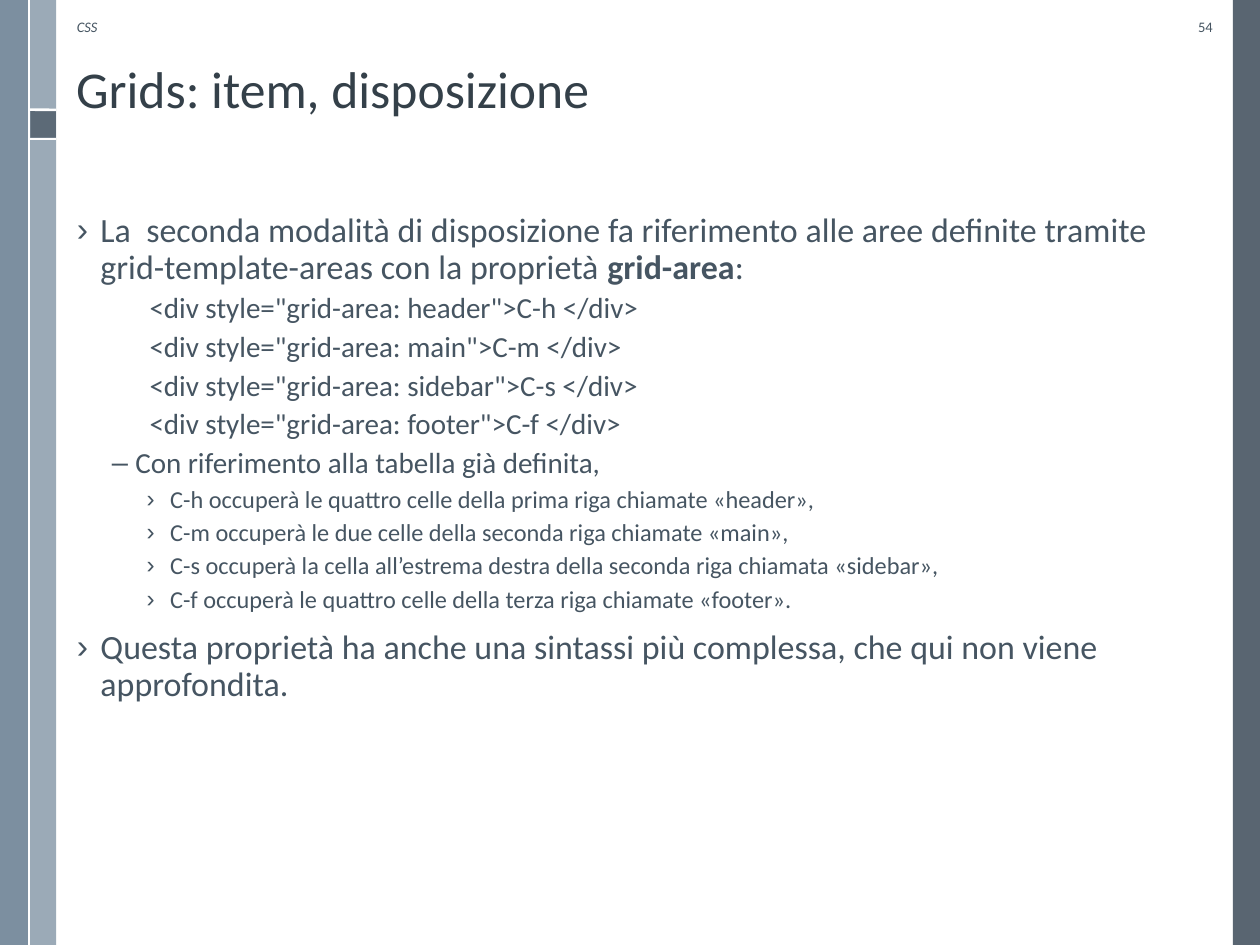
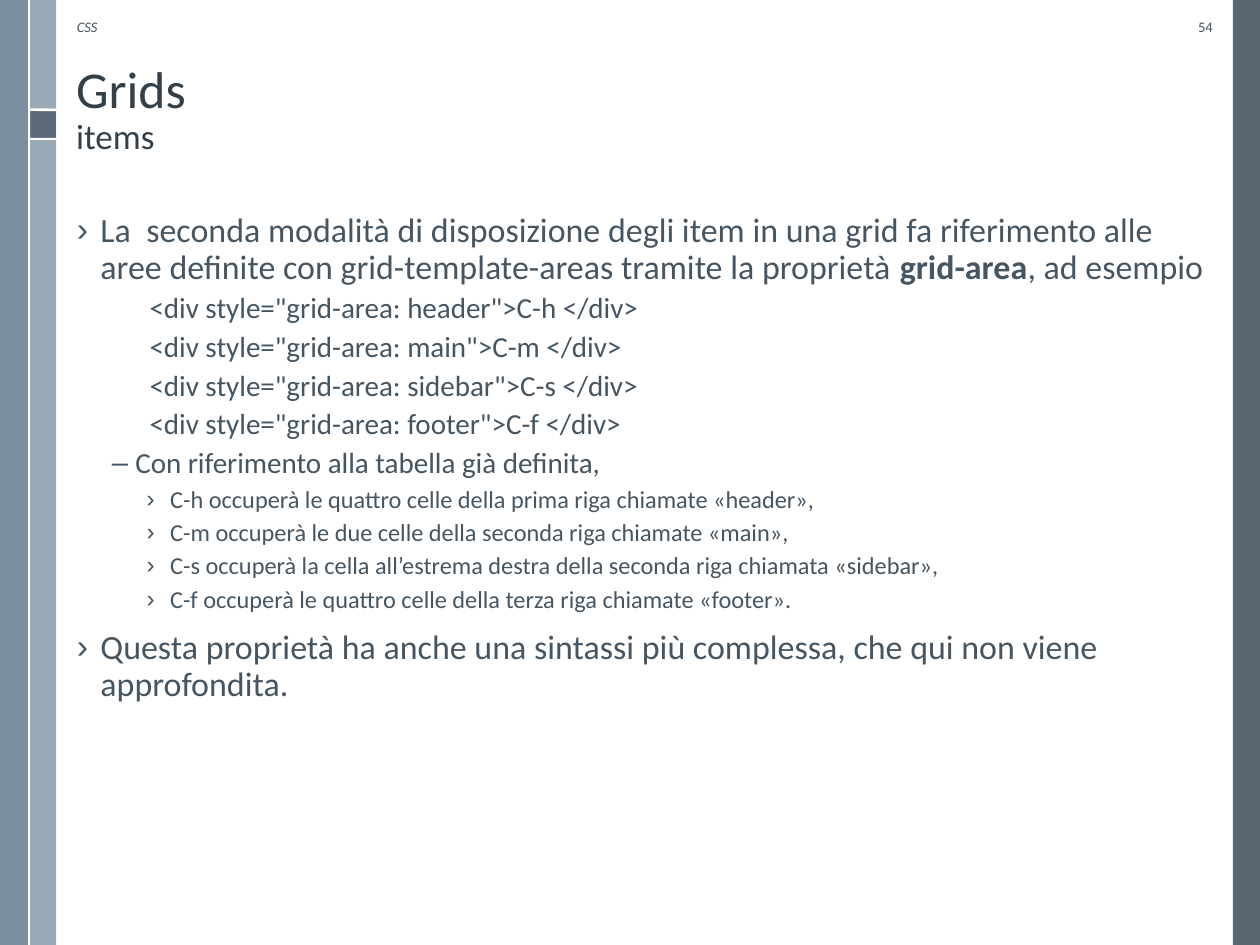
Before and after one commit to WebEngineering-Univaq/WE_Lecture_Slides, a slide deck: slide 54 of CSS3.pptx. Drawn at 1260x945 pixels with LibreOffice and Linux fonts; fonts in the diff are those of the drawing; background and template pictures are left out. Boxes give left, top, right and bottom in pixels: in the first picture for what was removed or moved away, otherwise in the second. Text is boxed around its words. In the diff, an @@ line names an element or a change of style, - is before the commit and + after.

Commit message:
Updated CSS slides
Fix on flexbox and grid

```diff
--- a/CSS3.pptx
+++ b/CSS3.pptx
@@ title at (x1=76, y1=72, x2=186, y2=150): text changed @@
-Grids: item, disposizione
+Grids
+items
@@ text at (x1=100, y1=218, x2=1203, y2=285): text changed @@
-› La seconda modalità di disposizione fa riferimento alle aree definite tramite grid-template-areas con la proprietà grid-area:
+› La seconda modalità di disposizione degli item in una grid fa riferimento alle aree definite con grid-template-areas tramite la proprietà grid-area, ad esempio
```
Also in this commit, not shown: 15 other slides changed, 2 other files.
